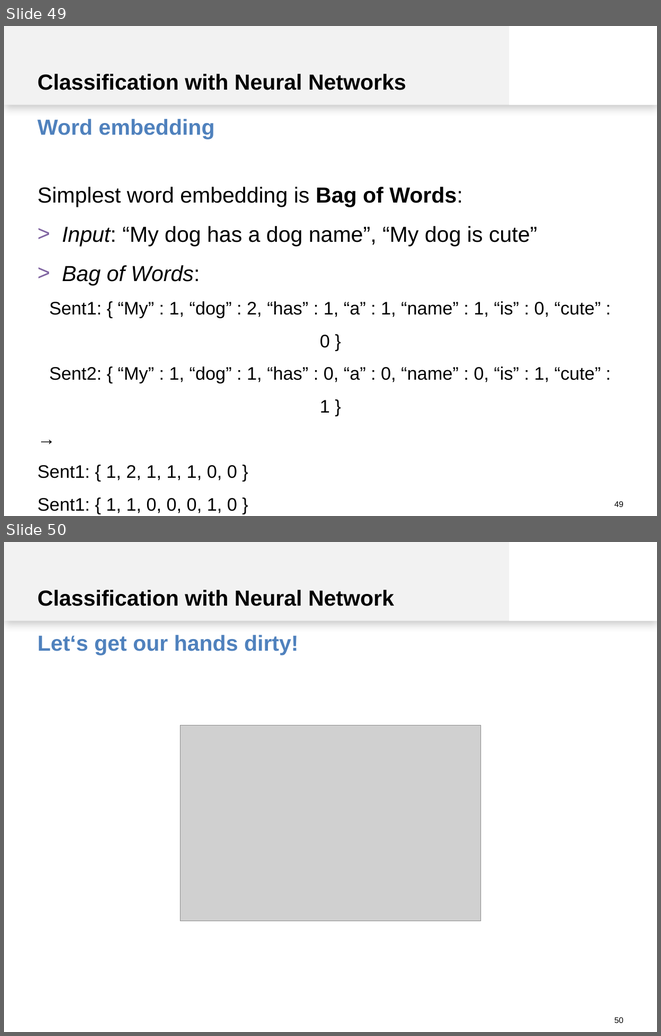
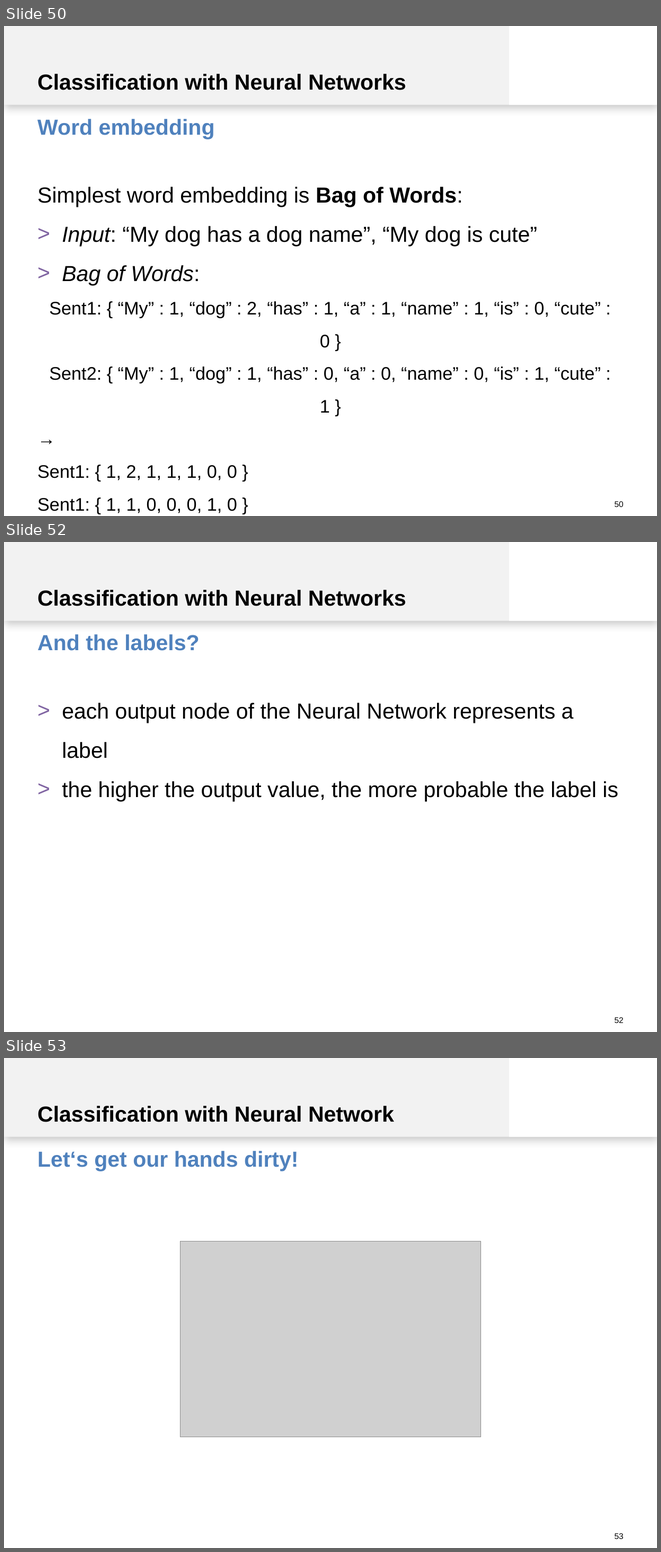
Before and after one commit to spinfo/LSS_DLwithText, a slide deck: docs/introduction.pptx. Shown one above the other, each under a label of ours: slides 49 and 50 before the commit, slides 50, 52 and 53 after it; the slides between them are not shown. The pictures are 661x1036 and 661x1552 pixels, drawn with LibreOffice and Linux fonts; fonts in the diff are those of the drawing; grey boxes stand for pictures. Boxes give left, top, right and bottom in pixels: in the first picture for what was removed or moved away, otherwise in the second. Text is boxed around its words. In the diff, an @@ line names an element or a change of style, - is before the commit and + after.

```diff
--- a/docs/introduction.pptx
+++ b/docs/introduction.pptx
@@ slide 52 added at [4,542,657,1032], background #FFFFFF; not listed: 3 template elements that a slide beside it also shows @@
@@ text added at [37,590,406,606], 24 pt, text #000000, bold @@
+Classification with Neural Networks
@@ text added at [37,634,199,651], 24 pt, text #4F81BD, bold @@
+And the labels?
@@ text added at [62,703,618,801], 24 pt, text #000000 @@
+> each output node of the Neural Network represents a label
+> the higher the output value, the more probable the label is
@@ what was slide 49 is now slide 50 @@
@@ page number at [615,501,624,507]: text changed @@
-49
+50
@@ what was slide 50 is now slide 53 @@
@@ page number at [615,1533,624,1539]: text changed @@
-50
+53
```
Also in this commit, not shown: 5 slides changed, 2 other slides added, 1 other file.
